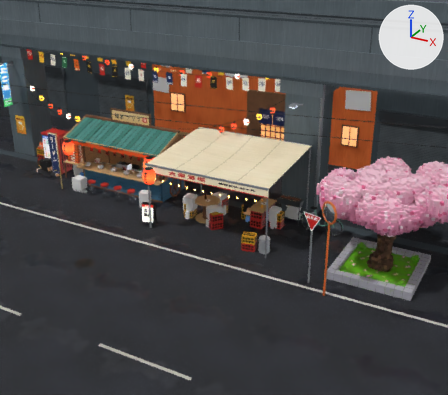
The glTF model menya-arif.glb, before and after one commit.
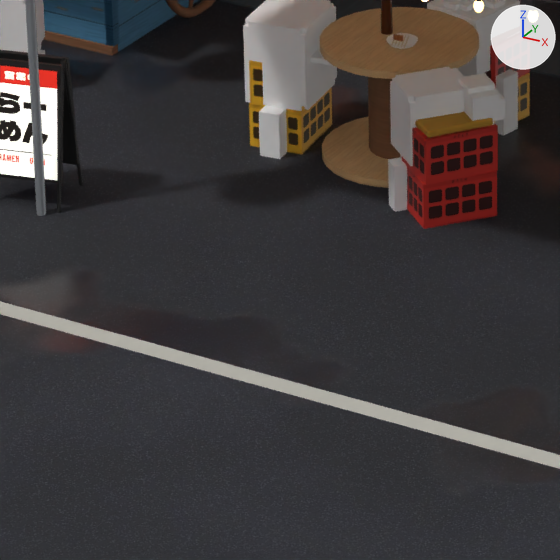
There are two pictures of each version: one from a 50 mm lens placed at (15.92, -21.08, 10.73), pointed at (5.92, -2.9, 1.64), one close up on the part from 32% to 52% of the width and 49% to 72% of the height. Lighting does not change. The marker at upper right points along +X, +Y and +Z. The older version's two pictures come first. Where no turn or scale is listed for an object, it has been applied to the vertices.

Names of what the first close-up shows: 'izakaya__vc_r0.5_m0.5_fs', 'izakaya__wood_light', 'npc_beard_body', 'npc_hoodie_body', 'npc_pony_body', 'npcs__crate_red', 'npcs__crate_yellow', 'stall__blue_wood', 'street__asphalt', 'street__vc_r0.7_m0_fs', 'street_props__lightbox', 'street_props__vc_r0.6_m0_fs' and 11 more.
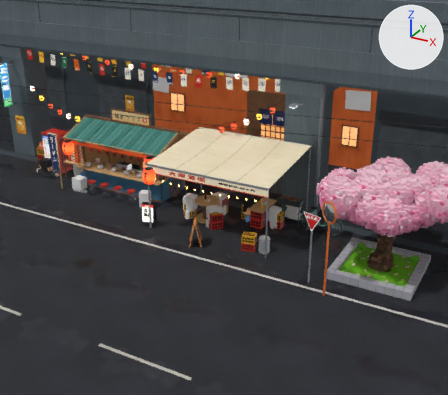
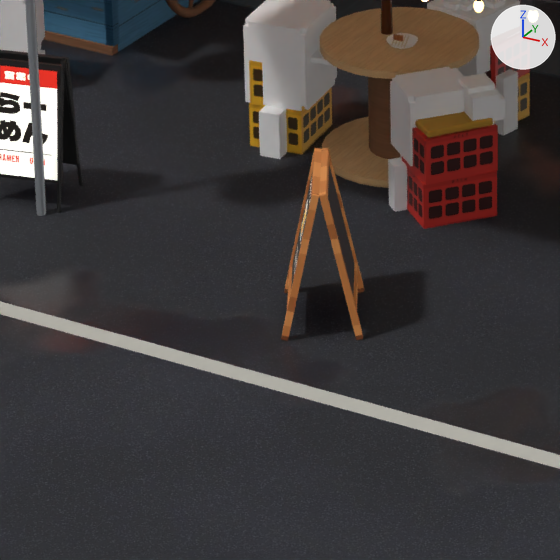
Changed parts and their boxes [x1, y1, x2, y2] in the close-ups (560 x 560 px):
'order_skills_back', added
    after: [319, 148, 364, 340]
'order_skills_front', added (brown)
    after: [281, 148, 321, 341]
'order_skills__blob_shadow', added
    after: [309, 305, 338, 322]

Patch to the scene script:
```diff
--- a/menya-arif.glb.py
+++ b/menya-arif.glb.py
@@ img_skills_sign_palette @@
+img_skills_sign_palette = load_image('skills_sign_palette', '_unpacked/skills_sign_palette', 256, 1, 'sRGB')
@@ mat_skills_sign_vox @@
+mat_skills_sign_vox = bpy.data.materials.new('skills_sign_vox')
+# uses the picture img_skills_sign_palette
@@ me_skills_sign_back @@
+me_skills_sign_back.from_pydata(...)  # 720 vertices, 842 faces; spans x -0.257..0.257, y -0.328..0.328, z -0.466..0.466
+me_skills_sign_back.materials.append(mat_skills_sign_vox)
@@ me_skills_sign_front @@
+me_skills_sign_front.from_pydata(...)  # 877 vertices, 1040 faces; spans x -0.257..0.257, y -0.328..0.328, z -0.466..0.466
+me_skills_sign_front.materials.append(mat_skills_sign_vox)
@@ ob_order_skills__blob_shadow @@
+ob_order_skills__blob_shadow = bpy.data.objects.new('order_skills__blob_shadow', me_mesh_72)
+ob_order_skills__blob_shadow.parent = ob_order_skills
+ob_order_skills__blob_shadow.location = (0.0, 0.0, 0.009)
+ob_order_skills__blob_shadow.scale = (0.391, 0.317, 0.17)
@@ ob_order_skills @@
+ob_order_skills = bpy.data.objects.new('order_skills', None)
+ob_order_skills.parent = ob_izakaya
+ob_order_skills.location = (5.25, -3.85, 0.0)
+ob_order_skills.rotation_euler = (0.0, 0.0, -1.047)  # degrees (0, 0, -60)
@@ ob_order_skills_back @@
+ob_order_skills_back = bpy.data.objects.new('order_skills_back', me_skills_sign_back)
+ob_order_skills_back.location = (5.352, -3.791, 0.466)
@@ ob_order_skills_front @@
+ob_order_skills_front = bpy.data.objects.new('order_skills_front', me_skills_sign_front)
+ob_order_skills_front.location = (5.148, -3.909, 0.466)
```
